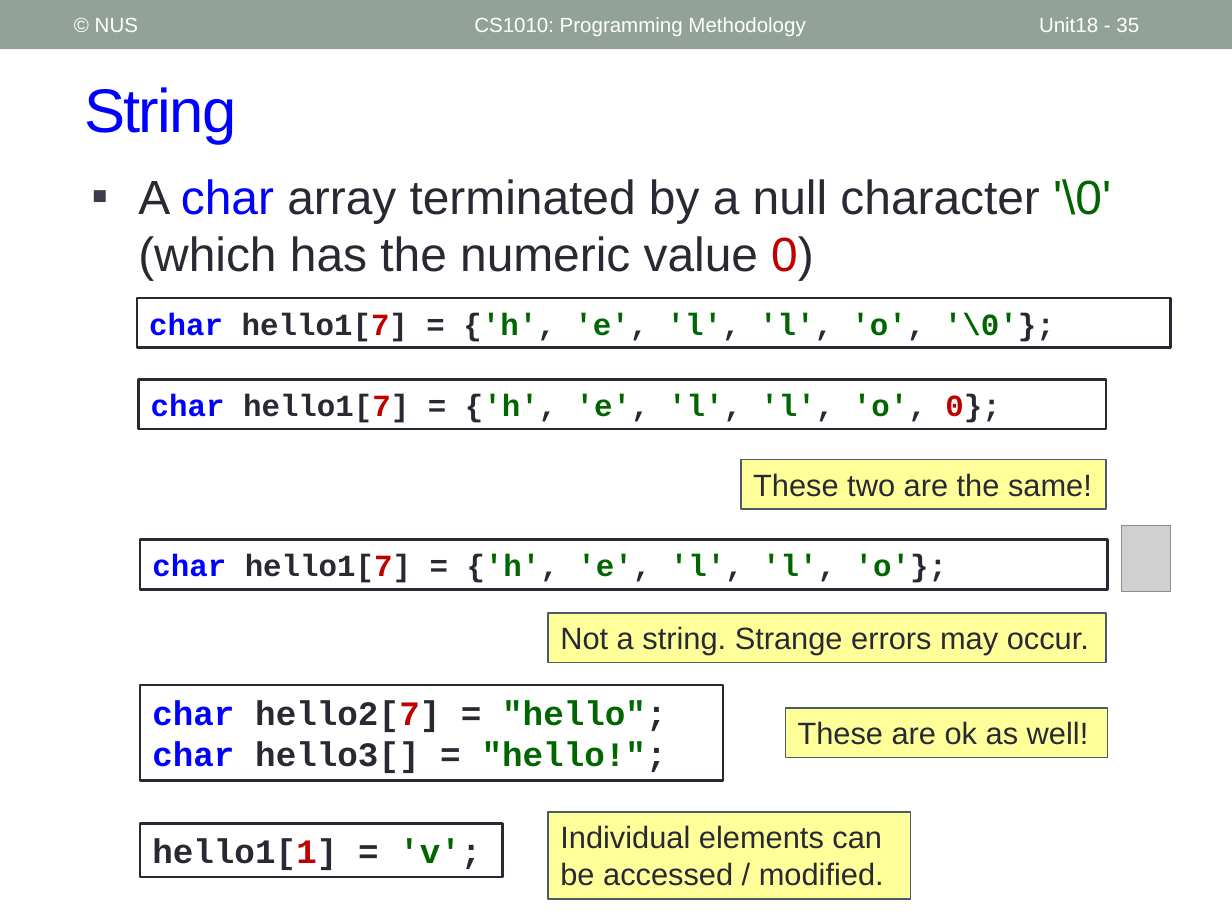
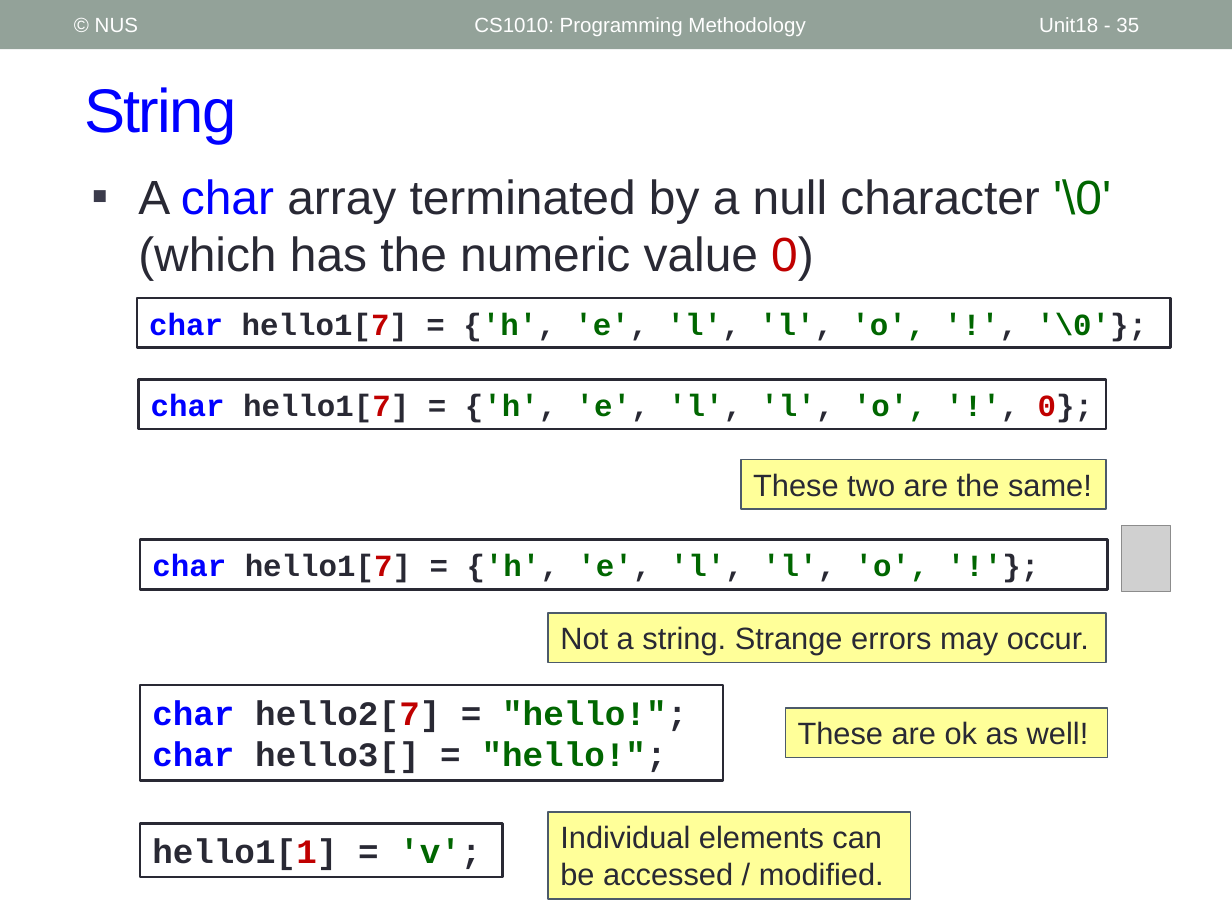
Before and after one commit to nus-cs1010-2425-s2/website, a slide deck: slide 35 of slides/Week8.pptx. Drawn at 1232x924 pixels with LibreOffice and Linux fonts; fonts in the diff are those of the drawing; grey boxes stand for pictures. Boxes give left, top, right and bottom in pixels: in the first picture for what was removed or moved away, otherwise in the second. Text is boxed around its words. In the diff, an @@ line names an element or a change of style, - is before the commit and + after.

```diff
--- a/slides/Week8.pptx
+++ b/slides/Week8.pptx
@@ text in rectangle at (x1=149, y1=312, x2=1147, y2=342): text changed @@
-char hello1[7] = {'h', 'e', 'l', 'l', 'o', '\0'};
+char hello1[7] = {'h', 'e', 'l', 'l', 'o', '!', '\0'};
@@ text in rectangle at (x1=151, y1=394, x2=1093, y2=423): text changed; text colour #292934 to #006600 @@
-char hello1[7] = {'h', 'e', 'l', 'l', 'o', 0};
+char hello1[7] = {'h', 'e', 'l', 'l', 'o', '!', 0};
@@ text in rectangle at (x1=152, y1=554, x2=929, y2=583): text changed; text colour #292934 to #006600 @@
-char hello1[7] = {'h', 'e', 'l', 'l', 'o'};
+char hello1[7] = {'h', 'e', 'l', 'l', 'o', '!'};
@@ text in rectangle at (x1=152, y1=700, x2=687, y2=732): text changed @@
-char hello2[7] = "hello";
+char hello2[7] = "hello!";
```
Also in this commit, not shown: 3 other slides changed, 31 other files.
